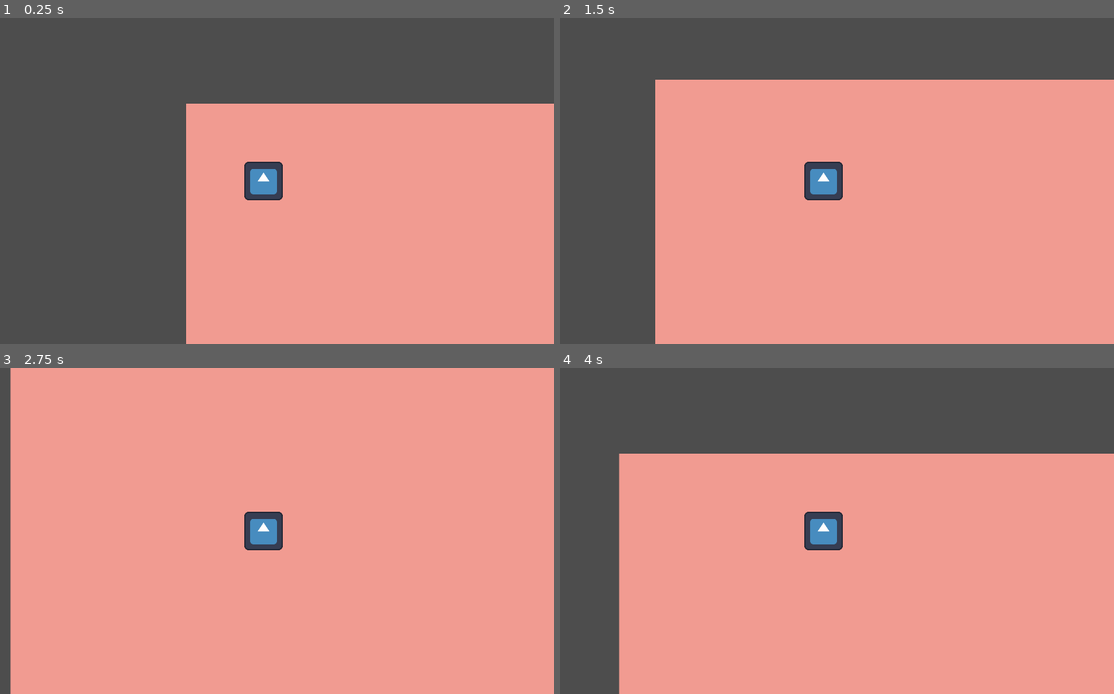
Above: before the commit, frames 1-4 (two rows, left to right).
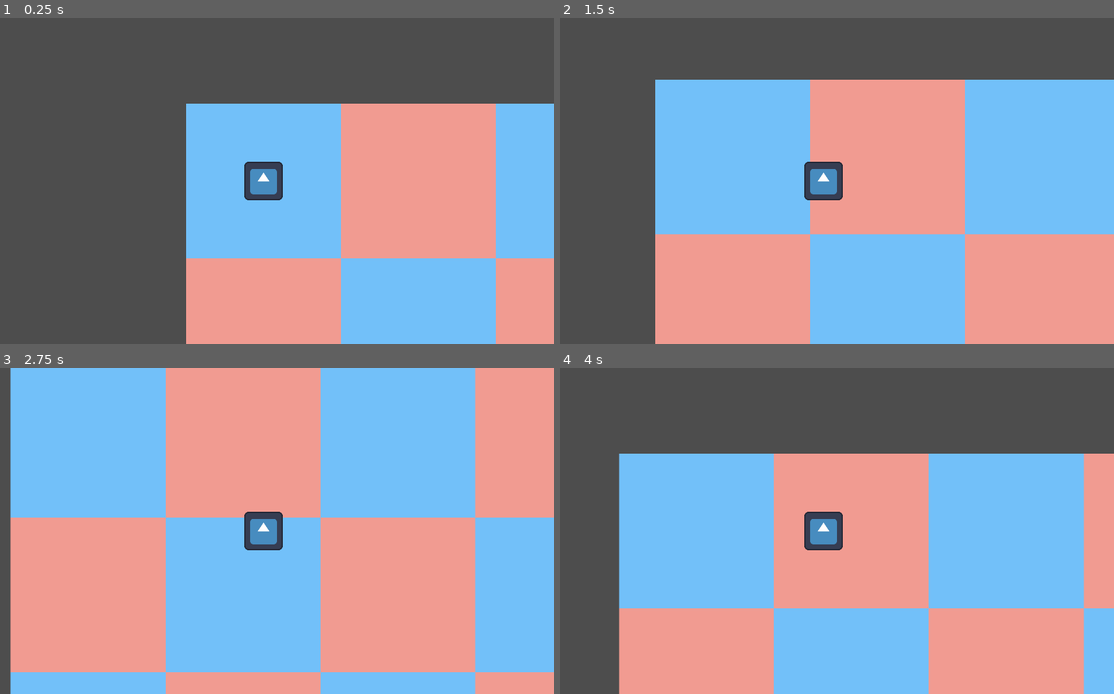
Above: after the commit, the same moments.

Repository: AnselmeDonato/hello_godot
Game: Godot game, scene res://main.tscn
Same seed, same stepped clock (60 frames per second), same inputs: the game is played once before the commit and once after it. The engine's default icon, where the game draws it, is replaced by a stand-in: a white triangle on a blue panel in a dark square.
Inputs:
- Up to frame 1 (0.25 s): no input
- Up to frame 2 (1.5 s): tap Enter at 0.5 s; hold D (right) 0.53-1.28 s; hold S (down) from 1.28 s (still down)
- Up to frame 3 (2.75 s): release S (down) at 2.03 s; hold D (right) from 2.03 s (still down)
- Up to frame 4 (4 s): release D (right) at 2.78 s; hold W (up) 2.78-3.53 s; hold A (left) from 3.53 s (still down)

The runs differ from the first frame. In frame 1, 25% of the frame differs, in the area x 33-100%, y 26-100%; in frame 2, 35%; in frame 3, 49%, in the area x 1-100%, y 0-100%; in frame 4, 35%.

Commit message:
checked level with wave function collapse

Diff:
--- a/level/assets/tiles_rules.json
+++ b/level/assets/tiles_rules.json
@@ -1,15 +1,6 @@
 {
   "b": {
     "texture_name": "b.png",
-    "possible_neighbors": {
-      "pos_x": {"b": 1, "r_4b": 1},
-      "neg_x": {"b": 1, "r_4b": 1},
-      "pos_y": {"b": 1, "r_4b": 1},
-      "neg_y": {"b": 1, "r_4b": 1}
-    }
-  },
-  "b_4r": {
-    "texture_name": "b_4r.png",
     "possible_neighbors": {
       "pos_x": {"r": 1},
       "neg_x": {"r": 1},
@@ -20,15 +11,6 @@
   "r": {
     "texture_name": "r.png",
     "possible_neighbors": {
-      "pos_x": {"r": 1, "b_4r": 1},
-      "neg_x": {"r": 1, "b_4r": 1},
-      "pos_y": {"r": 1, "b_4r": 1},
-      "neg_y": {"r": 1, "b_4r": 1}
-    }
-  },
-  "r_4b": {
-    "texture_name": "r_4b.png",
-    "possible_neighbors": {
       "pos_x": {"b": 1},
       "neg_x": {"b": 1},
       "pos_y": {"b": 1},
--- a/level/grid.gd
+++ b/level/grid.gd
@@ -70,8 +70,9 @@
 					neighbor.check_possible_tiles_against_constraint(tiles_rules[possible_tile]['possible_neighbors']['neg_x'])
 				if neighbor.grid_position[1] > tile.grid_position[1]:
 					neighbor.check_possible_tiles_against_constraint(tiles_rules[possible_tile]['possible_neighbors']['pos_y'])
-				if neighbor.grid_position[1] > tile.grid_position[1]:
+				if neighbor.grid_position[1] < tile.grid_position[1]:
 					neighbor.check_possible_tiles_against_constraint(tiles_rules[possible_tile]['possible_neighbors']['neg_y'])
+
 
 			if neighbor.possible_tiles.size() != initial_possible_tiles_size:
 				stack.append(neighbor)
@@ -86,7 +87,7 @@
 		if not neighbor.is_collapsed():
 			superposed_neighbors.append(neighbor)
 
-	if from_position[0] < GRID_DIMENSTION:
+	if from_position[0] < GRID_DIMENSTION - 1:
 		var neighbor = grid[from_position[1]][from_position[0] + 1]
 		if not neighbor.is_collapsed():
 			superposed_neighbors.append(neighbor)
@@ -96,7 +97,7 @@
 		if not neighbor.is_collapsed():
 			superposed_neighbors.append(neighbor)
 
-	if from_position[0] < GRID_DIMENSTION:
+	if from_position[1] < GRID_DIMENSTION - 1:
 		var neighbor = grid[from_position[1] + 1][from_position[0]]
 		if not neighbor.is_collapsed():
 			superposed_neighbors.append(neighbor)
@@ -113,6 +114,7 @@
 
 
 func build():
+	var tile_ref = tile_scene.instantiate()
 	var all_possible_tiles = {}
 	for tile in tiles_rules.keys():
 		all_possible_tiles[tile] = 1
@@ -120,8 +122,8 @@
 	for y in range(GRID_DIMENSTION):
 		var row = []
 		for x in range(GRID_DIMENSTION):
-			var tile = tile_scene.instantiate()
-			tile.set_possible_tiles(all_possible_tiles)
+			var tile = tile_ref.duplicate()
+			tile.set_possible_tiles(all_possible_tiles.duplicate())
 			tile.set_grid_position([x, y])
 			row.append(tile)
 
